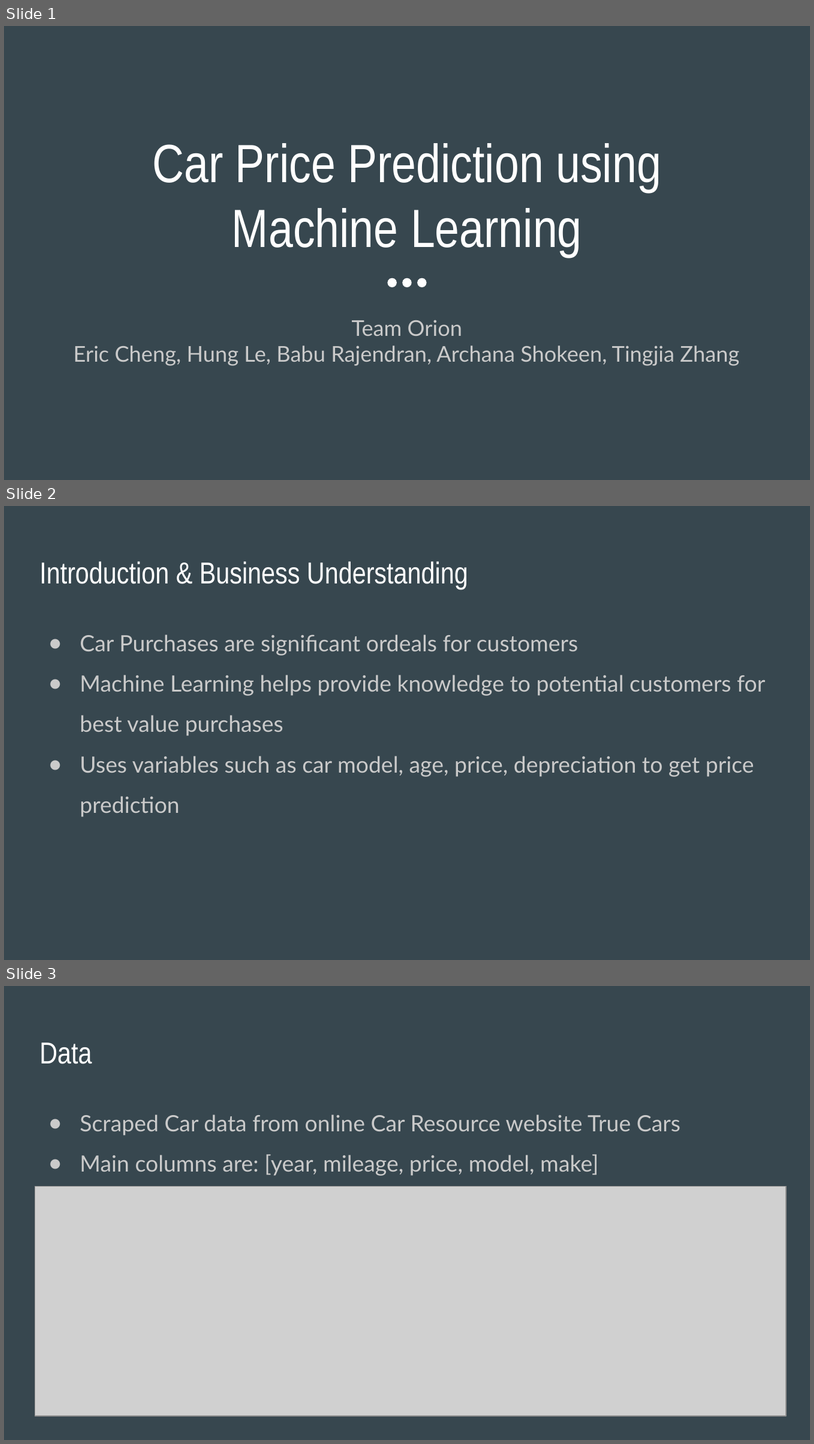
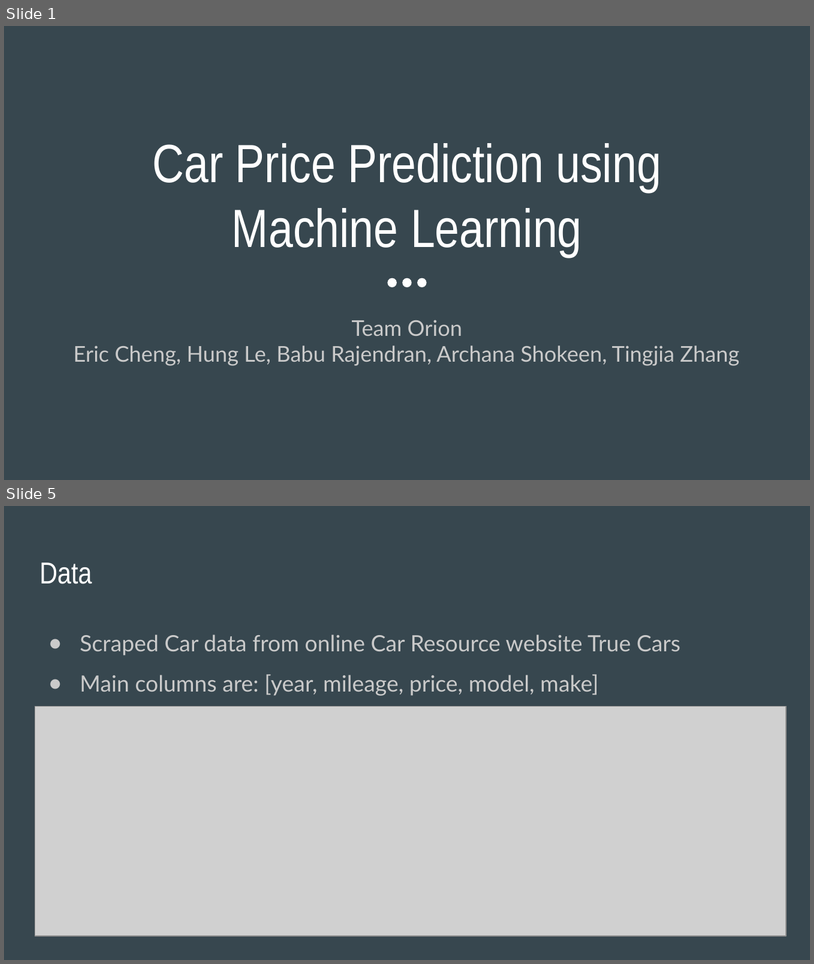
Before and after one commit to cmpe255-orion/car-price-prediction, a slide deck: documentation/Project Powerpoint.pptx. Shown one above the other, each under a label of ours: slides 1, 2 and 3 before the commit, slides 1 and 5 after it; the slides between them are not shown. The pictures are 814x1444 and 814x964 pixels, drawn with LibreOffice and Linux fonts; fonts in the diff are those of the drawing; grey boxes stand for pictures. Boxes give left, top, right and bottom in pixels: in the first picture for what was removed or moved away, otherwise in the second. Text is boxed around its words. In the diff, an @@ line names an element or a change of style, - is before the commit and + after.

```diff
--- a/documentation/Project Powerpoint.pptx
+++ b/documentation/Project Powerpoint.pptx
@@ slide 2 removed at [4, 506, 810, 960], background #37474F @@
@@ title removed at [39, 561, 468, 589] @@
-Introduction & Business Understanding
@@ text removed at [80, 634, 765, 817] @@
-● Car Purchases are significant ordeals for customers
-● Machine Learning helps provide knowledge to potential customers for best value purchases
-● Uses variables such as car model, age, price, depreciation to get price prediction
@@ what was slide 3 is now slide 5 @@
```
Also in this commit, not shown: 3 slides added, 1 other file.
